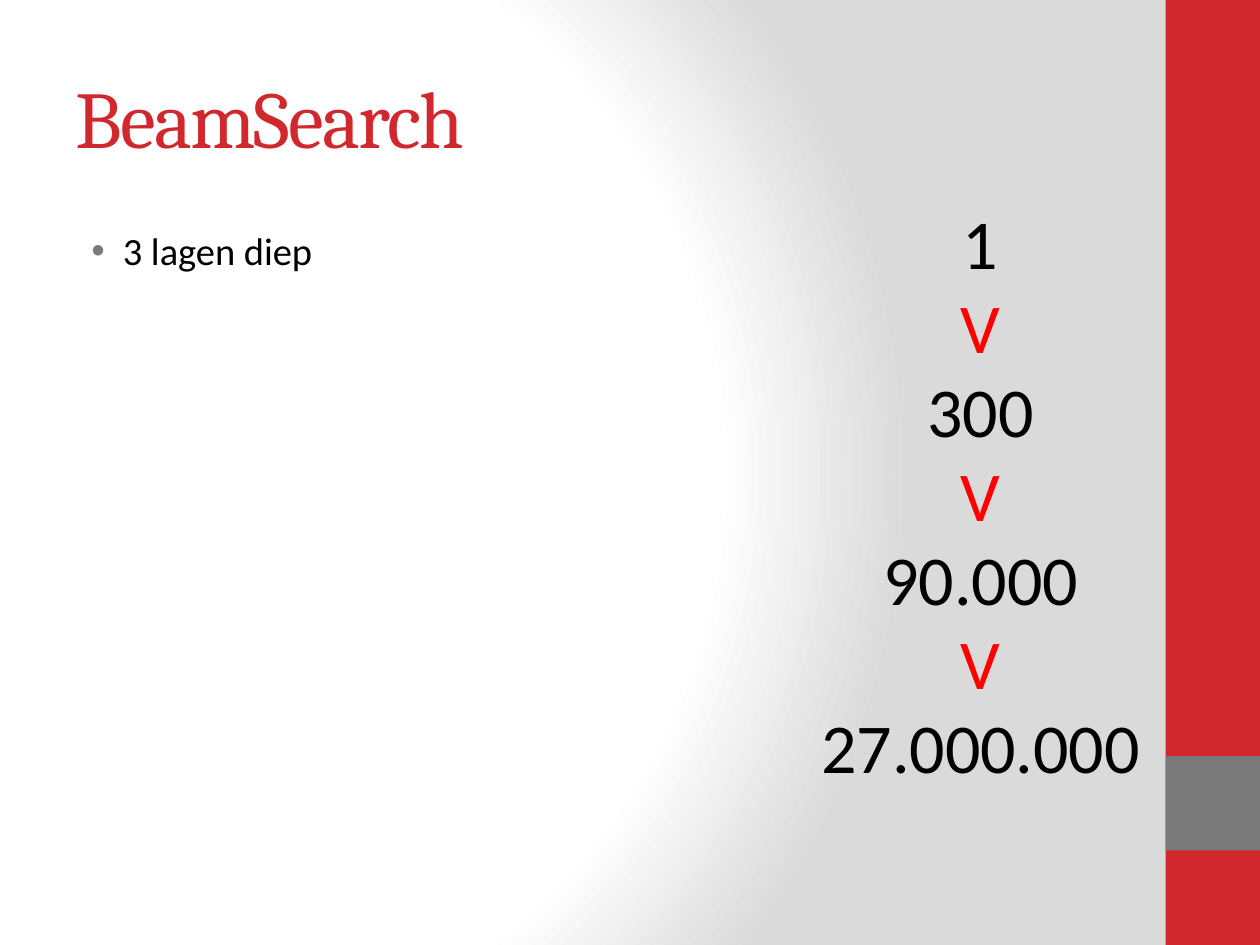
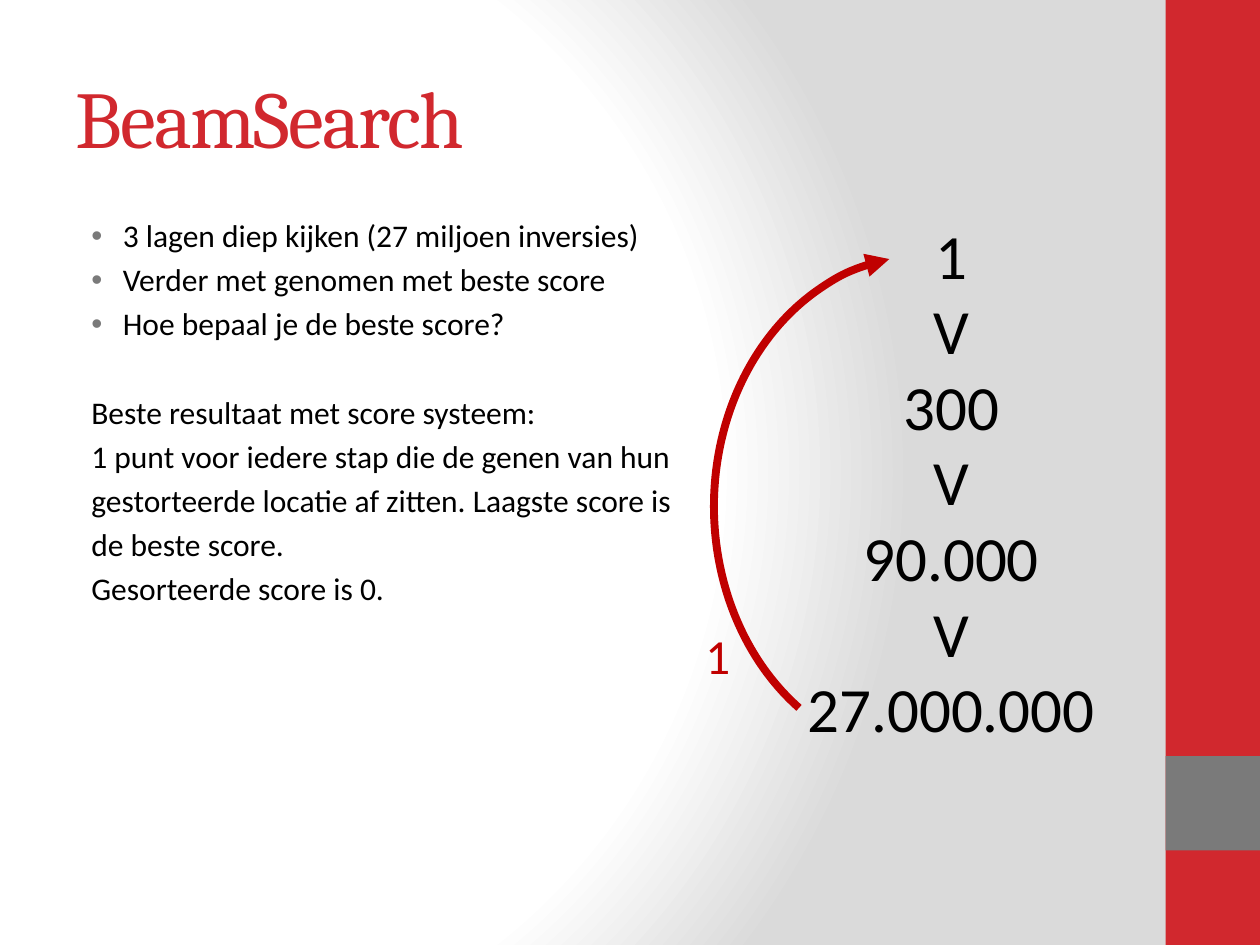
Before and after one commit to Blomr/Fruitvliegen, a slide deck: slide 9 of Fruitvliegen_Presentatie.pptx. Drawn at 1260x945 pixels with LibreOffice and Linux fonts; fonts in the diff are those of the drawing. Boxes give left, top, right and bottom in pixels: in the first picture for what was removed or moved away, otherwise in the second. Text is boxed around its words. In the diff, an @@ line names an element or a change of style, - is before the commit and + after.

Commit message:
added beamsearch slide

```diff
--- a/Fruitvliegen_Presentatie.pptx
+++ b/Fruitvliegen_Presentatie.pptx
@@ text added at [91,224,670,601], 18 pt, text #000000 @@
+• 3 lagen diep kijken (27 miljoen inversies)
+• Verder met genomen met beste score
+• Hoe bepaal je de beste score?
+Beste resultaat met score systeem:
+1 punt voor iedere stap die de genen van hun
+gestorteerde locatie af zitten. Laagste score is
+de beste score.
+Gesorteerde score is 0.
@@ text removed at [123,238,312,272] @@
-• 3 lagen diep
@@ text "1": place and size @@
-text "1" at [821,224,1140,774]
+text "1" at [808,238,1095,733]
@@ text "1" at [808,238,1095,733]: size 40 to 36 pt; text colour #FF0000 to #000000 in "V", "V", "V" @@
@@ arc (boxed as its full ellipse) added at [714,256,1134,757], outline #C00000 4.5 pt @@
@@ text added at [705,642,730,674], 28 pt, text #C00000 @@
+1
```
